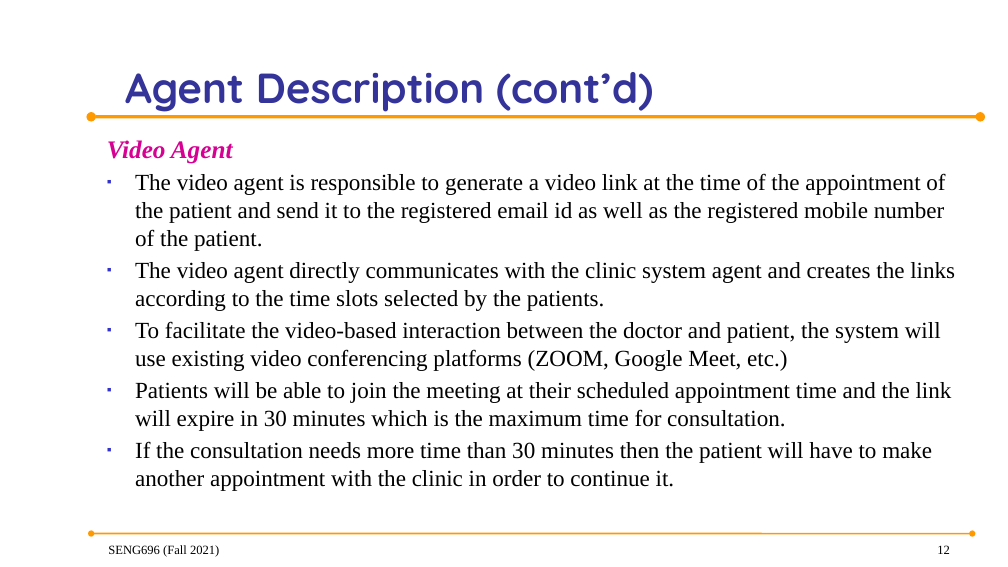
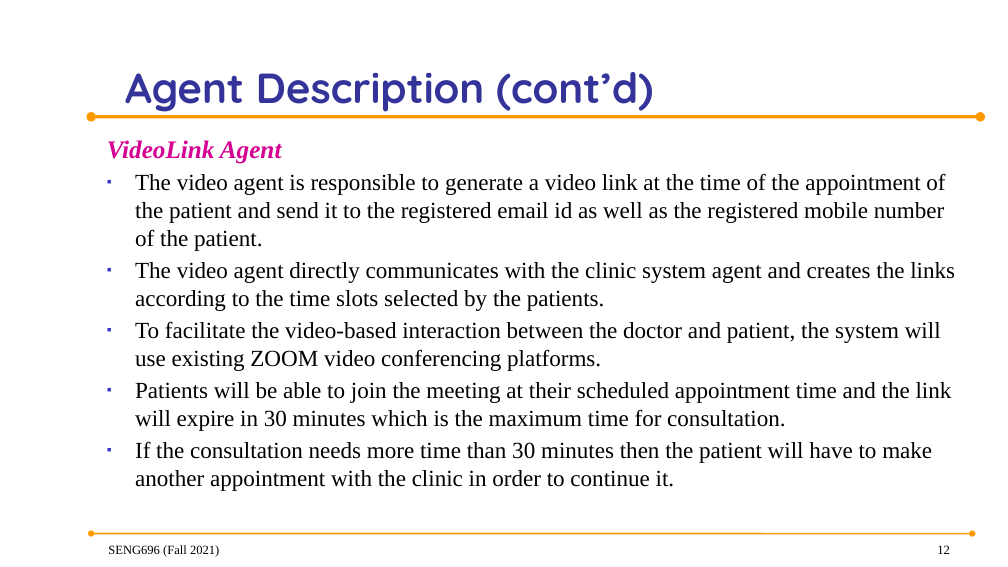
Before and after one commit to anish30145784/SENG696_GroupD, a slide deck: slide 12 of GroupD_ProjectPresentation.pptx. Drawn at 1008x567 pixels with LibreOffice and Linux fonts; fonts in the diff are those of the drawing; background and template pictures are left out. Boxes give left, top, right and bottom in pixels: in the first picture for what was removed or moved away, otherwise in the second. Text is boxed around its words. In the diff, an @@ line names an element or a change of style, - is before the commit and + after.

```diff
--- a/GroupD_ProjectPresentation.pptx
+++ b/GroupD_ProjectPresentation.pptx
@@ text at [107, 140, 282, 164]: text changed @@
-Video Agent
+VideoLink Agent
@@ text at [135, 321, 941, 371]: text changed @@
-▪ To facilitate the video-based interaction between the doctor and patient, the system will use existing video conferencing platforms (ZOOM, Google Meet, etc.)
+▪ To facilitate the video-based interaction between the doctor and patient, the system will use existing ZOOM video conferencing platforms.
```
Also in this commit, not shown: 6 other slides changed, 4 slides added.
